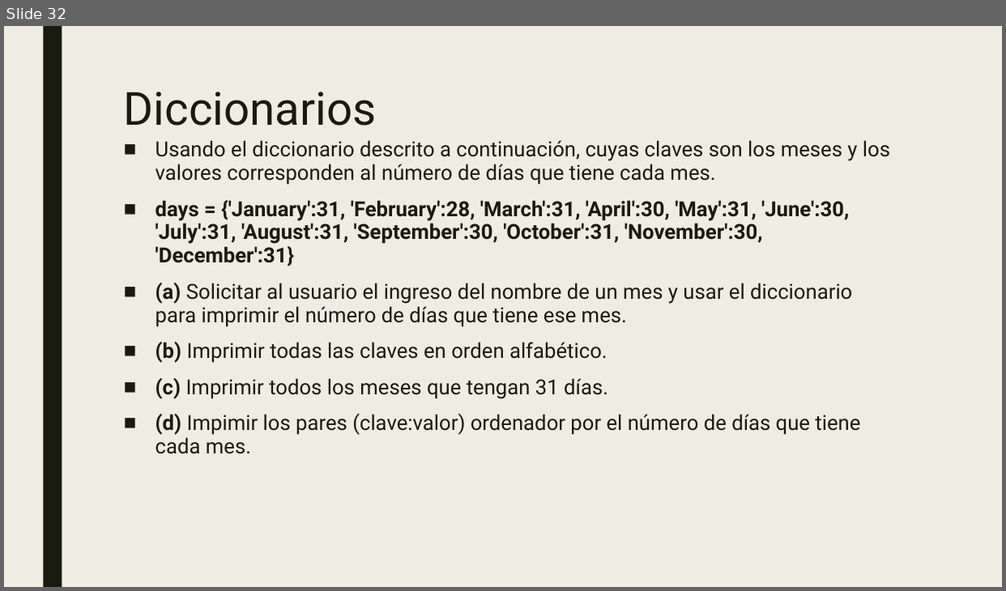
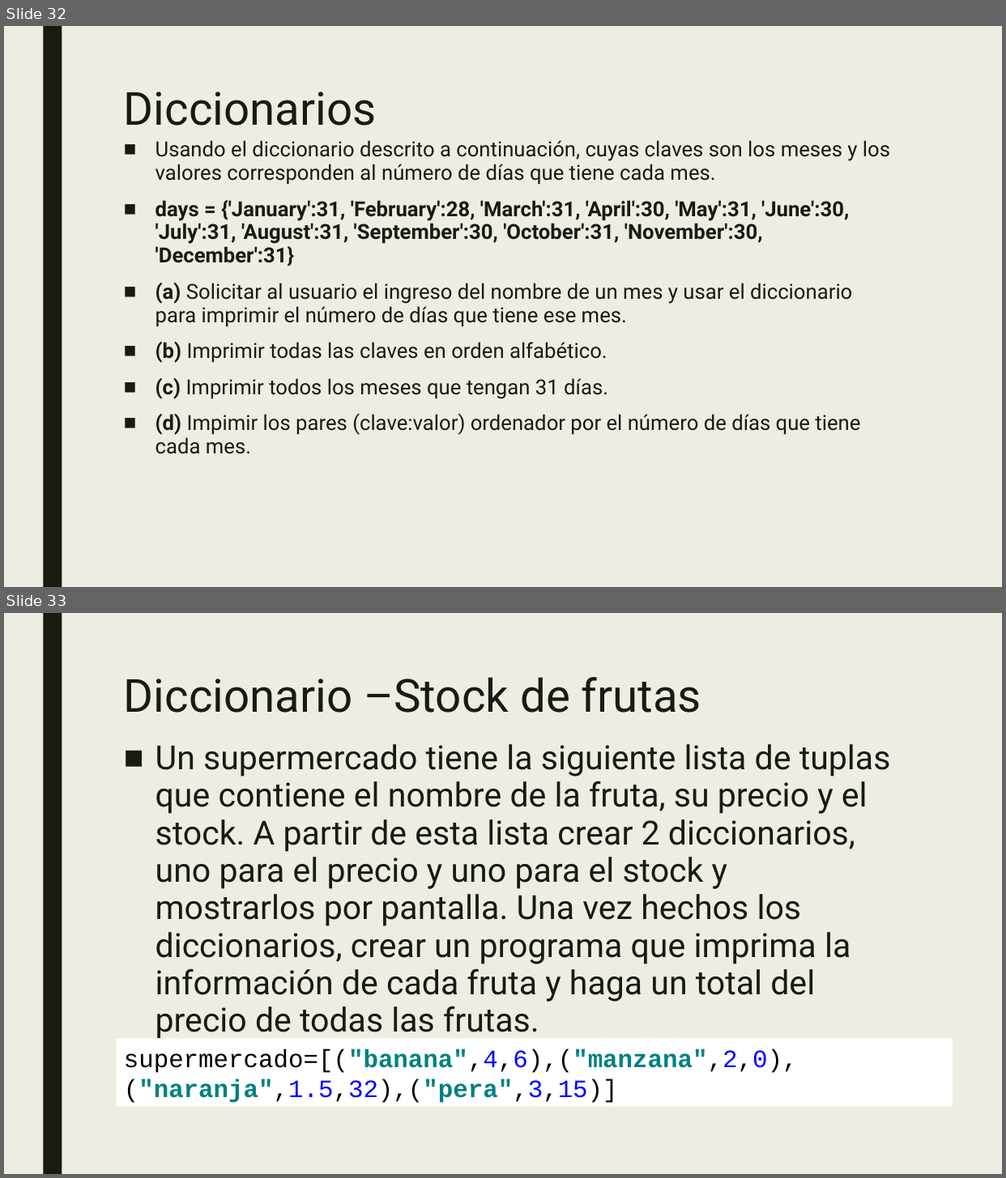
Before and after one commit to Scrainer/Ayudantias-F.Programacion, a slide deck: Ejercicios/Ejercicios.pptx. Shown one above the other, each under a label of ours: slide 32 before the commit, slides 32 and 33 after it. The pictures are 1006x591 and 1006x1178 pixels, drawn with LibreOffice and Linux fonts; fonts in the diff are those of the drawing. Boxes give left, top, right and bottom in pixels: in the first picture for what was removed or moved away, otherwise in the second. Text is boxed around its words. In the diff, an @@ line names an element or a change of style, - is before the commit and + after.

```diff
--- a/Ejercicios/Ejercicios.pptx
+++ b/Ejercicios/Ejercicios.pptx
@@ slide 33 added at (4,613,1002,1174), background #EFEDE3; not listed: 1 template element that a slide beside it also shows @@
@@ title added at (124,677,701,713), 44 pt, text #191B0E @@
+Diccionario –Stock de frutas
@@ text added at (155,744,891,1038), 32 pt, text #191B0E @@
+■ Un supermercado tiene la siguiente lista de tuplas que contiene el nombre de la fruta, su precio y el stock. A partir de esta lista crear 2 diccionarios, uno para el precio y uno para el stock y mostrarlos por pantalla. Una vez hechos los diccionarios, crear un programa que imprima la información de cada fruta y haga un total del precio de todas las frutas.
@@ rectangle added at (117,1039,953,1107), fill #FFFFFF, 24 pt, text #000000 @@
+supermercado=[("banana",4,6),("manzana",2,0),("naranja",1.5,32),("pera",3,15)]
```
Also in this commit, not shown: 1 slide changed, 4 other files.
